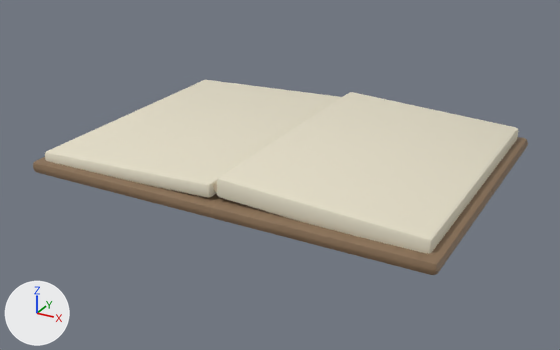
The FBX model Prototype/Assets/CTCC/Art/Meshes/CTCC_PROP_CH01DutyBook.fbx, before and after one commit.
Camera for both pictures: a camera (50 mm lens) standing at (0.264, -0.496, 0.233) and looking at (-0.002, -0.012, -0.009). Arrows for +X, +Y and +Z are at lower left; the lights stay in place. The older version comes first.

The first picture shows 'CTCC_PROP_CH01DutyBook_LOD0'.
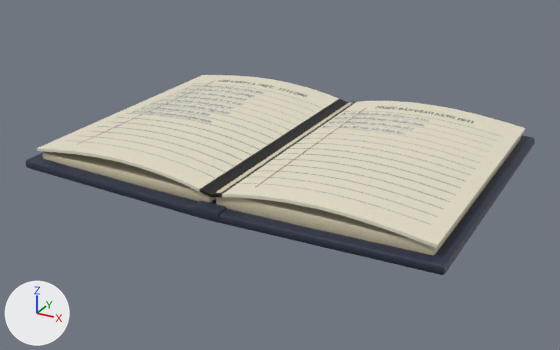
Changed parts and their boxes (x1, y1, x2, y2) in the pictures (560 x 350 px; the box of a moved part takes in the faces that stretch with it):
'CTCC_PROP_CH01DutyBook_LOD0', reshaped
    before: (33, 80, 528, 275)
    after: (25, 75, 535, 275)
part 1 of me_cube, moved or reshaped
    before: (217, 92, 519, 253)
    after: (25, 153, 207, 220)
part 2 of me_cube, moved or reshaped
    before: (33, 137, 528, 275)
    after: (203, 136, 535, 275)
part 3 of me_cube, added (blue)
    after: (192, 199, 227, 222)
part 4 of me_cube, added
    after: (37, 75, 526, 248)
part 5 of me_cube, added
    after: (216, 102, 521, 255)
part 6 of me_cube, moved or reshaped
    before: (45, 80, 342, 198)
    after: (42, 152, 216, 202)

The change, as a diff of the scene's bpy script:
```diff
--- a/Prototype/Assets/CTCC/Art/Meshes/CTCC_PROP_CH01DutyBook.fbx.py
+++ b/Prototype/Assets/CTCC/Art/Meshes/CTCC_PROP_CH01DutyBook.fbx.py
@@ img_loc02_dutybook_color_png @@
+img_loc02_dutybook_color_png = load_image('LOC02_DutyBook_Color.png', '../Textures/LOC02_DutyBook_Color.png', 1024, 1024, 'sRGB')
@@ img_loc02_dutybook_normal_png @@
+img_loc02_dutybook_normal_png = load_image('LOC02_DutyBook_Normal.png', '../Textures/LOC02_DutyBook_Normal.png', 1024, 1024, 'Non-Color')
@@ mat_loc02_dutybook @@
+mat_loc02_dutybook = bpy.data.materials.new('LOC02_DutyBook')
+# uses the picture img_loc02_dutybook_color_png
+# uses the picture img_loc02_dutybook_normal_png
@@ me_cube @@
 # used by ob_ctcc_prop_ch01dutybook_lod0; location = (0.0, 0.0, 0.0)
-me_cube.from_pydata(...)  # 184 vertices, 172 faces; spans x -0.158..0.158, y -0.116..0.116, z -0.001..0.026
-me_cube.materials.append(mat_wooddoor)
-me_cube.materials.append(mat_paper)  # pale yellow #e5dec8
-me_cube.materials.append(mat_kraftpaper)
+me_cube.from_pydata(...)  # 654 vertices, 642 faces; spans x -0.163..0.163, y -0.118..0.118, z -0.002..0.025
+# me_cube part 1: the loose piece of 56 vertices spanning x 0.001..0.151, y -0.107..0.109, z 0.004..0.026 is scaled about its middle by (1.13, 1.09, 0.461), then moved by (-0.155, -0.001, -0.011), in mat_loc02_dutybook
+# me_cube part 2: the loose piece of 56 vertices spanning x -0.158..0.158, y -0.116..0.116, z -0.001..0.009 is multiplied about its middle by the matrix ((0.529, 0.0, -0.02), (0.0, 1.023, 0.0), (0.014, 0.0, 0.778)), then moved by (0.079, 0.0, 0.0), in mat_loc02_dutybook
+# me_cube part 3: the loose piece of 56 vertices spanning x -0.151..-0.001, y -0.109..0.107, z 0.005..0.021 is copied, and the copy is multiplied about its middle by the matrix ((0.135, 0.0, 0.005), (0.0, 1.099, 0.0), (-0.026, 0.0, 0.747)), then moved by (0.076, 0.001, -0.01), in mat_loc02_dutybook; it spans x -0.011..0.011, y -0.118..0.118, z -0.001..0.008
+# me_cube part 4: a new loose piece of 374 vertices spanning x -0.155..0.155, y -0.11..0.11, z 0.013..0.025, in mat_loc02_dutybook
+# me_cube part 5: a new loose piece of 56 vertices spanning x 0.002..0.153, y -0.108..0.108, z 0.005..0.016, in mat_loc02_dutybook
+# me_cube part 6
+# 70 vertices are removed from x -0.151..0.003, y -0.109..0.107, z 0.005..0.021
+# 64 faces are deleted
+# 43 vertices are added at x -0.153..-0.002, y -0.108..0.108, z 0.005..0.014
+# 11 new vertices lie (0.0, 0.212, 0.0) away from vertices in x -0.153..-0.002, y -0.106, z 0.005..0.014
+# 54 new faces join them
+me_cube.materials.append(mat_loc02_dutybook)
```
